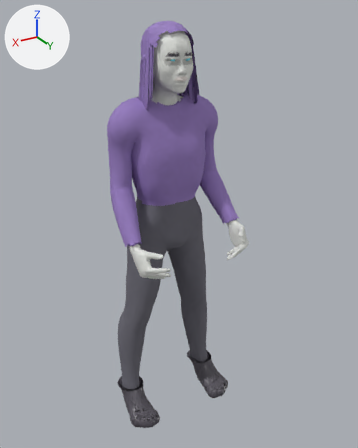
Before and after pictures for a commit that changed the Blender file assets/characters/real/goblin_night.blend.
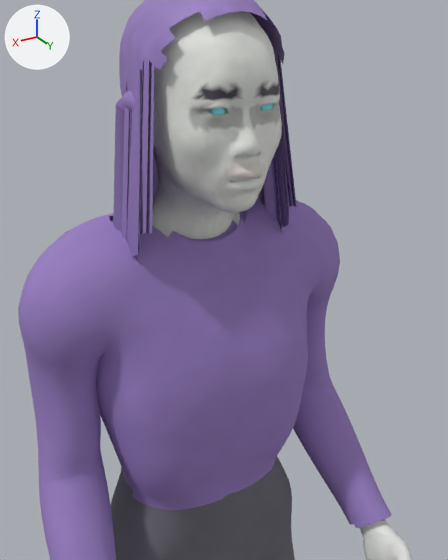
Old and new are each drawn whole from a 50 mm lens placed at (0.889, 1.6, 1.598), pointed at (-0.02, 0.085, 0.84) and again close up from a 50 mm lens placed at (0.346, 0.668, 1.537), pointed at (0.018, 0.12, 1.263). Lighting does not change. The marker at upper left points along +X, +Y and +Z. The older version's two pictures come first.

The scene before the commit, as lines of its bpy script (objects in view):
```python
me_goblin_night = bpy.data.meshes.new('goblin_night')
me_goblin_night.from_pydata(...)  # 18213 vertices, 17656 faces; spans x -0.24..0.24, y -0.09..0.3, z -0.02..1.57
me_goblin_night.polygons.foreach_set('use_smooth', [True] * 17656)
# faces by material slot: [7566, 4244, 3012, 2184, 38, 102, 96, 414]
me_goblin_night.materials.append(mat_skin)
me_goblin_night.materials.append(mat_shirt)
me_goblin_night.materials.append(mat_pants)
me_goblin_night.materials.append(mat_shoes)
me_goblin_night.materials.append(mat_glow_3ae6ff)
me_goblin_night.materials.append(mat_eye)
me_goblin_night.materials.append(mat_teeth)
me_goblin_night.materials.append(mat_hair)
ob_goblin_night = bpy.data.objects.new('goblin_night', me_goblin_night)
ob_goblin_night.location = (0.0, 0.0, 0.0)
```
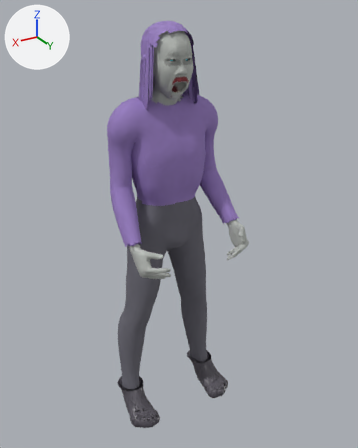
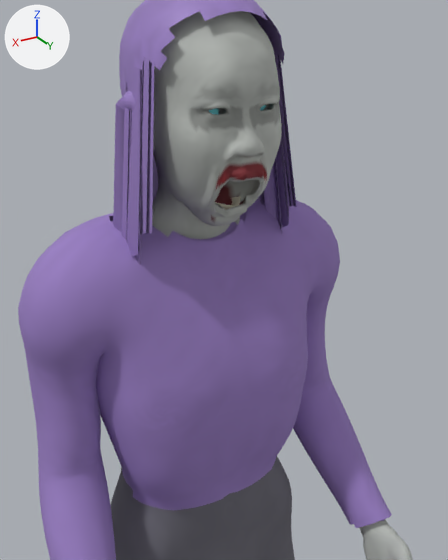
Boxes (x1, y1, x2, y2) around the edits, measured in the close-ups (448 x 560 px; the box of a moved part takes in the faces that stretch with it):
'goblin_night', reshaped, recoloured
    both: (18, 0, 413, 560)
part 1 of me_goblin_night, moved or reshaped
    before: (260, 104, 274, 110)
    after: (260, 105, 267, 110)
part 2 of me_goblin_night, moved or reshaped
    before: (209, 108, 226, 115)
    after: (209, 108, 219, 114)
part 3 of me_goblin_night, moved or reshaped (not visible before)
    after: (215, 196, 241, 210)
part 4 of me_goblin_night, moved or reshaped
    before: (155, 137, 281, 219)
    after: (155, 140, 280, 226)

What the commit changed:
me_goblin_night has 18213 vertices, 17656 faces and spans x -0.24..0.24, y -0.09..0.3, z -0.02..1.57.
me_goblin_night is used by ob_goblin_night; location (0.0, 0.0, 0.0).
me_goblin_night part 1: the loose piece of 24 vertices spanning x -0.04..-0.02, y 0.13, z 1.44..1.46 is moved by (0.0, -0.01, 0.0).
me_goblin_night part 2: the loose piece of 24 vertices spanning x 0.02..0.04, y 0.13, z 1.44..1.46 is moved by (0.0, -0.01, 0.0).
me_goblin_night part 3: the loose piece of 68 vertices spanning x -0.03..0.03, y 0.08..0.13, z 1.36..1.38 is turned -23 degrees about the x axis through its middle and scaled by 1.09, then moved by (0.0, -0.04, -0.03).
me_goblin_night part 4: 865 of 18213 vertices moved; they spanned x -0.06..0.06, y 0.05..0.14, z 1.33..1.41 and now span x -0.06..0.06, y 0.04..0.15, z 1.31..1.4; mean shift (0.0, -0.02, -0.02); largest move (0.0, 0.12, 1.34) -> (0.0, 0.08, 1.31).
me_goblin_night part 5: vertex colours changed.
